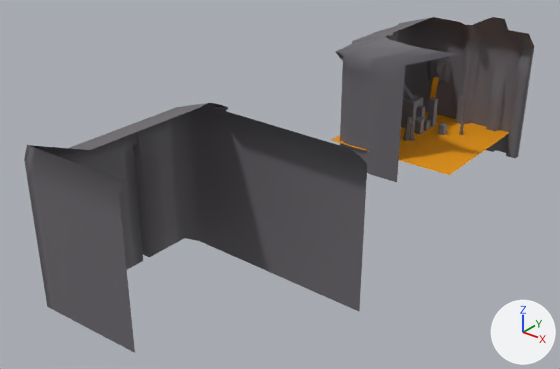
What one commit did to the FBX model Assets/Game Assets/IMPORTS/Levels/Lava_Cave/lava_cave_environment.fbx.
The view is the same before and after, from a 50 mm lens placed at (61.2, -99.8, 38.3), pointed at (6.1, -31.0, -4.4). Arrows for +X, +Y and +Z are at lower right; the lights stay in place. Where no turn or scale is listed for an object, it has been applied to the vertices. Vertices at the same position are counted once.

In view in the first picture: 'cave', 'lake'.
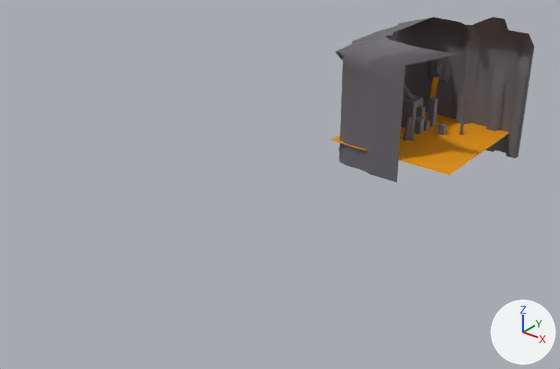
What the commit changed:
me_mesh_001 has 1151 vertices, 1018 faces and spans x -6.0..24.5, y -61.7..10.6, z -10.5..11.0.
me_mesh_001 is used by ob_cave; location (0.0, 0.0, 0.0).
me_mesh_001 part 1: the loose piece of 369 vertices spanning x -6.0..24.5, y -61.7..-40.1, z -10.5..9.5 is deleted.

Where the change shows, as pixel boxes (x1, y1, x2, y2) in the pictures (560 x 369 px):
'cave', reshaped (61% narrower, 51% shorter)
    before: (24, 17, 534, 353)
    after: (335, 17, 534, 182)
part 1 of me_mesh_001, deleted
    before: (24, 103, 367, 353)
